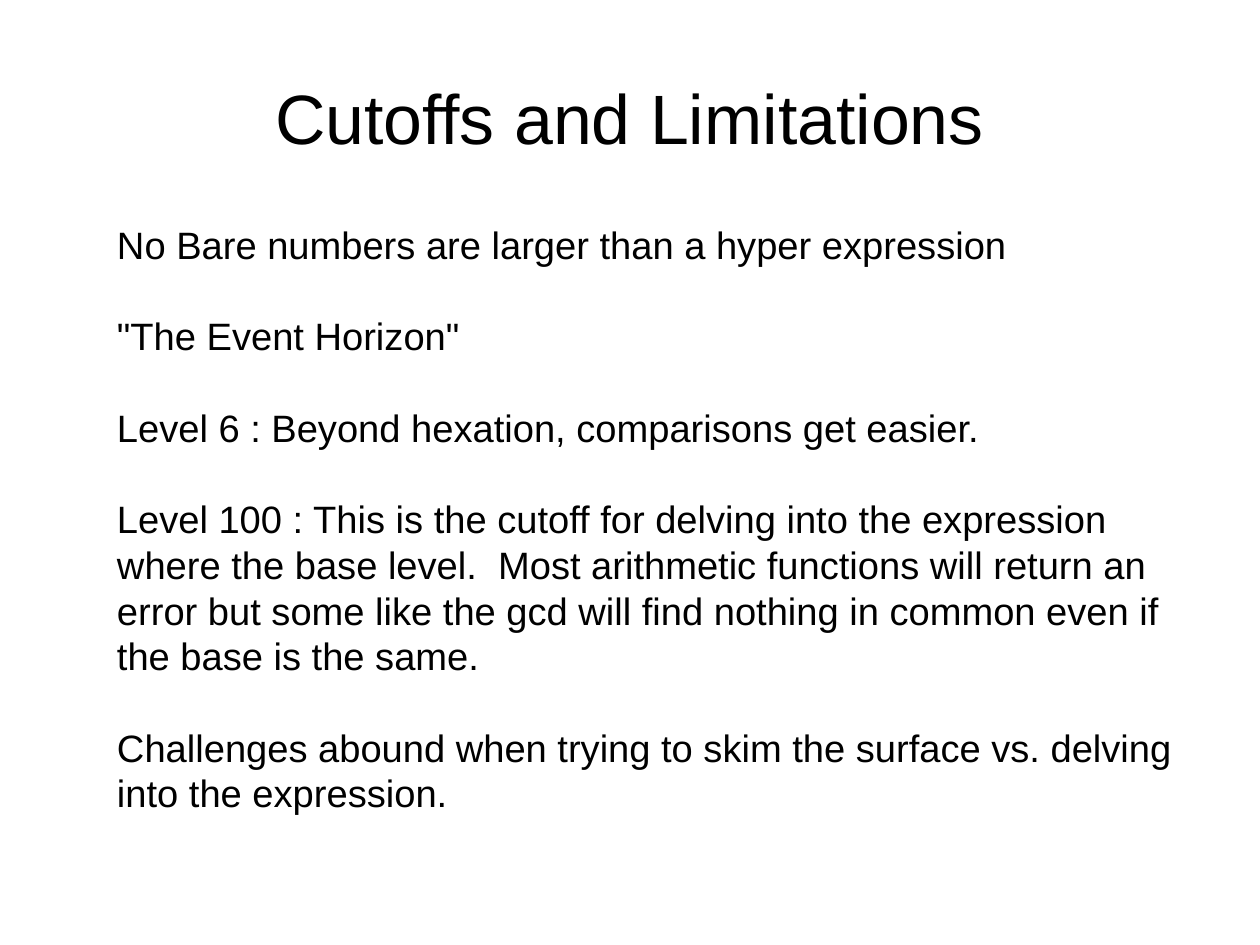
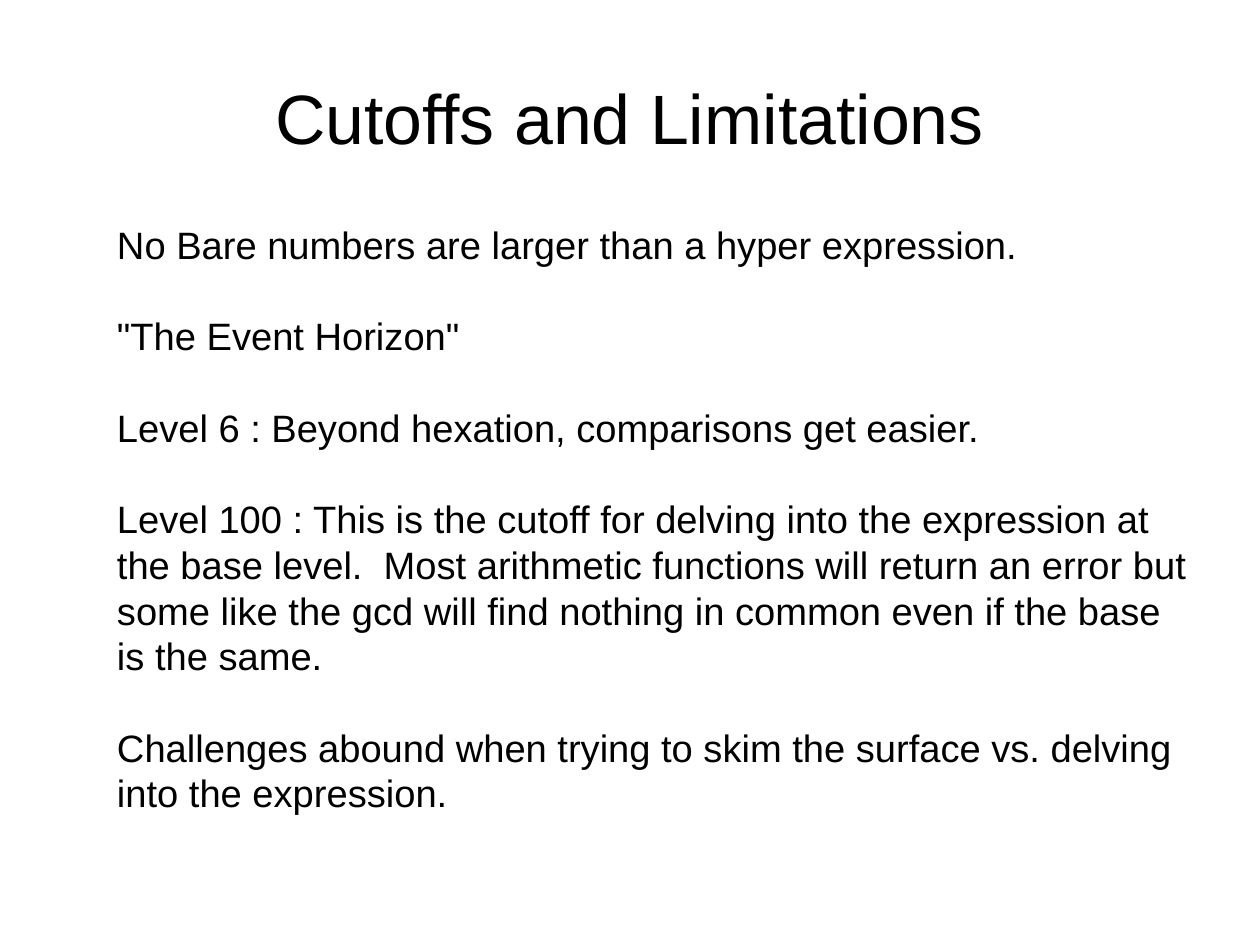
Before and after one commit to grandpascorpion/canon, a slide deck: slide 41 of goBigOrGoHome.odp. Drawn at 1260x945 pixels with LibreOffice and Linux fonts; fonts in the diff are those of the drawing. Boxes give left, top, right and bottom in pixels: in the first picture for what was removed or moved away, otherwise in the second. Text is boxed around its words. In the diff, an @@ line names an element or a change of style, - is before the commit and + after.

```diff
--- a/goBigOrGoHome.odp
+++ b/goBigOrGoHome.odp
@@ text at <box>117,231,1186,770</box>: text changed @@
-No Bare numbers are larger than a hyper expression
-"The Event Horizon"
-Level 6 : Beyond hexation, comparisons get easier.
-Level 100 : This is the cutoff for delving into the expression where the base level. Most arithmetic functions will return an error but some like the gcd will find nothing in common even if the base is the same.
-Challenges abound when trying to skim the surface vs. delving into the expression.
+No Bare numbers are larger than a hyper expression.
+"The Event Horizon"
+Level 6 : Beyond hexation, comparisons get easier.
+Level 100 : This is the cutoff for delving into the expression at the base level. Most arithmetic functions will return an error but some like the gcd will find nothing in common even if the base is the same.
+Challenges abound when trying to skim the surface vs. delving into the expression.
```
Also in this commit, not shown: 17 other slides changed, 3 slides added.
